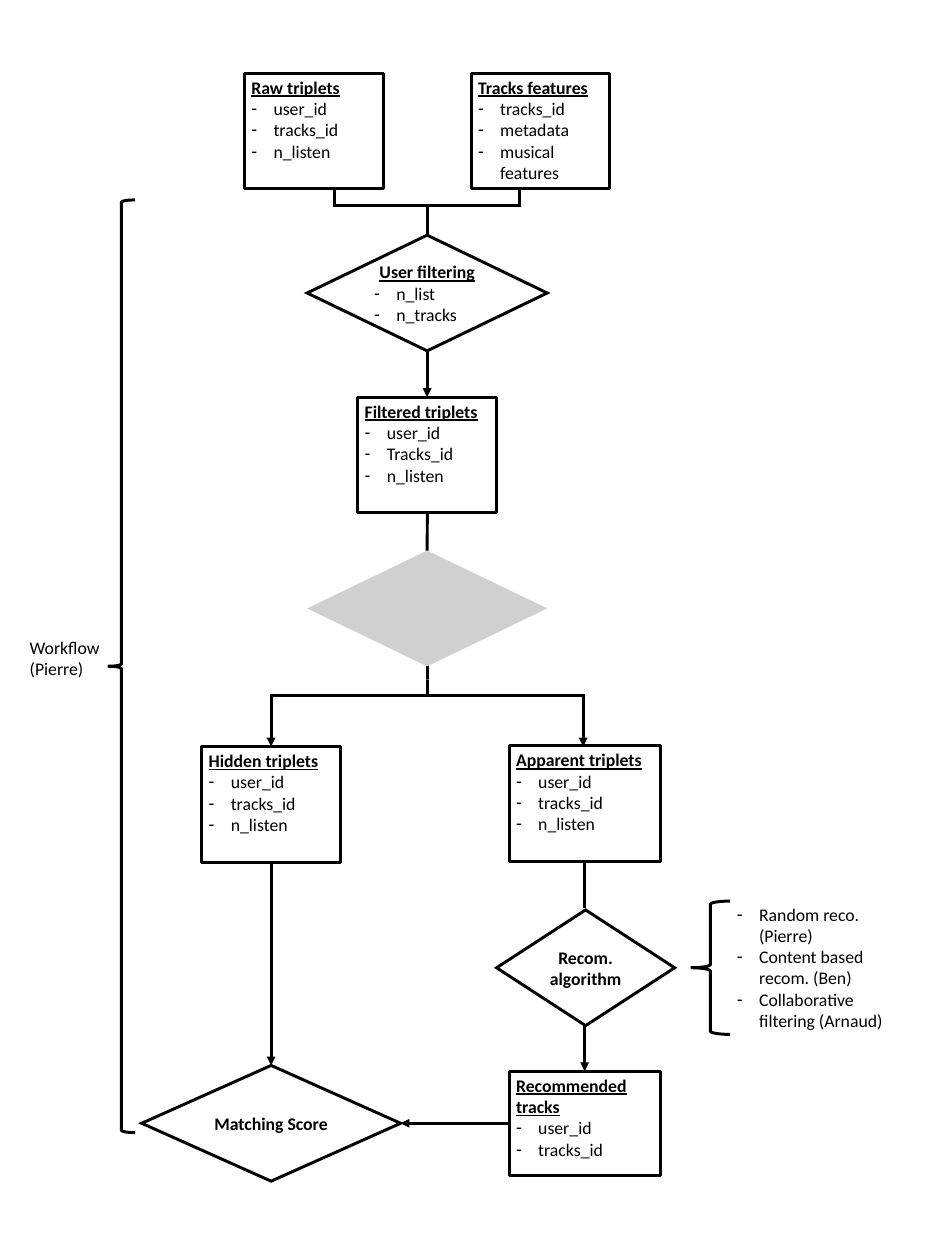
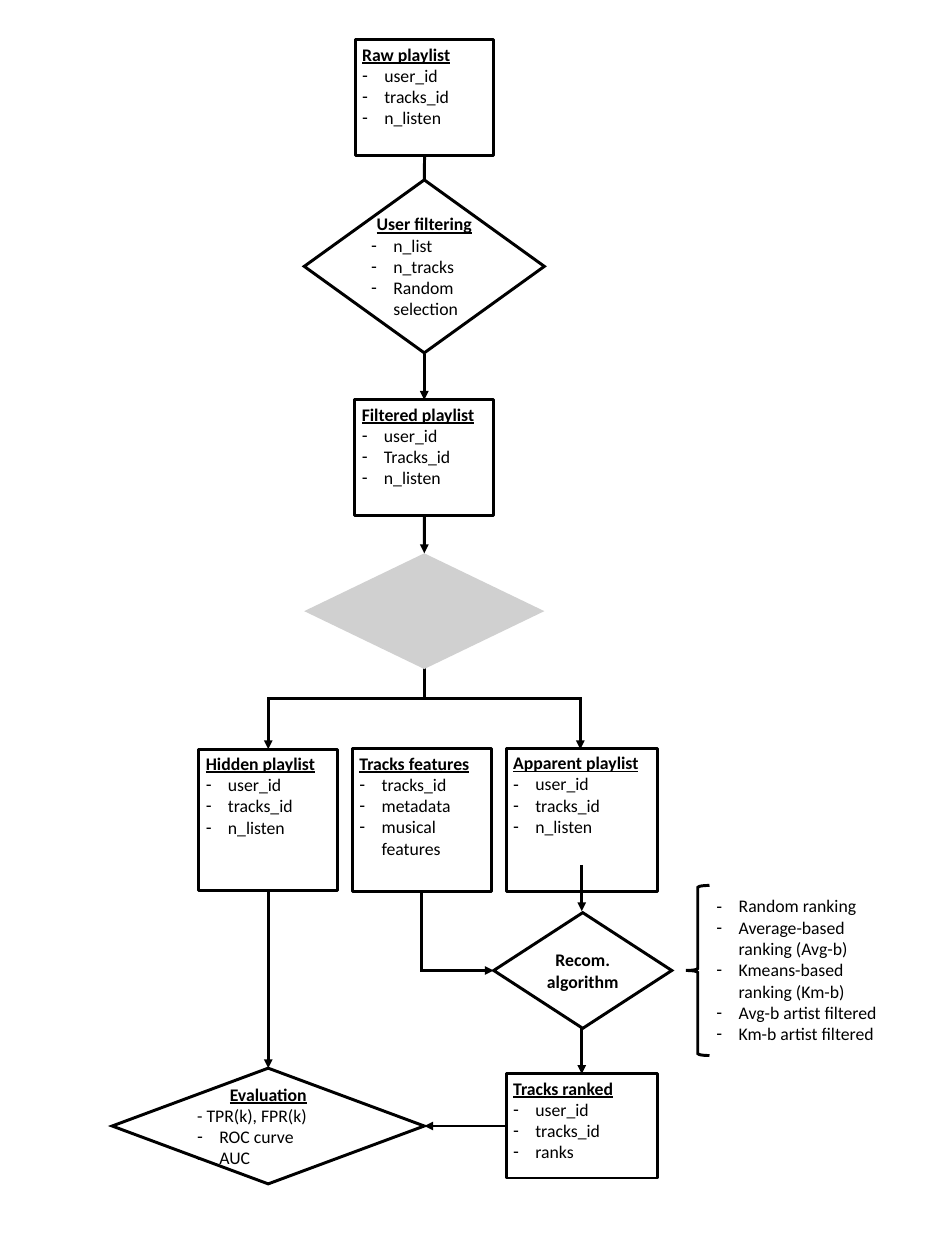
Before and after one commit to DataScientest-Studio/AVR23_BDS_reco_musicale, a slide deck: slide 1 of figures/modelisation/evaluation_schema.pptx. Drawn at 945x1260 pixels with LibreOffice and Linux fonts; fonts in the diff are those of the drawing; grey boxes stand for pictures. Boxes give left, top, right and bottom in pixels: in the first picture for what was removed or moved away, otherwise in the second. Text is boxed around its words. In the diff, an @@ line names an element or a change of style, - is before the commit and + after.

Commit message:
Full evaluation pipelin

```diff
--- a/figures/modelisation/evaluation_schema.pptx
+++ b/figures/modelisation/evaluation_schema.pptx
@@ rectangle "Raw playlist": place and size @@
-rectangle "Raw playlist" at bbox=[245, 73, 384, 189]
+rectangle "Raw playlist" at bbox=[355, 40, 494, 155]
@@ text in rectangle at bbox=[362, 48, 450, 64]: text changed @@
-Raw triplets
+Raw playlist
@@ line moved from (427, 221) - (427, 238) to (425, 155) - (425, 180) @@
@@ left brace removed at bbox=[108, 200, 135, 1133] @@
@@ diamond "User filtering": place and size @@
-diamond "User filtering" at bbox=[307, 235, 547, 351]
+diamond "User filtering" at bbox=[304, 180, 544, 353]
@@ right brace removed at bbox=[335, 189, 520, 222] @@
@@ text in diamond at bbox=[393, 281, 458, 315]: paragraph added @@
+– Random selection
@@ text in rectangle at bbox=[362, 408, 474, 424]: text changed @@
-Filtered triplets
+Filtered playlist
@@ line (425, 515) - (425, 554): line to arrow @@
@@ text removed at bbox=[30, 641, 100, 678] @@
-Workflow
-(Pierre)
@@ arrow moved from (272, 700) - (272, 747) to (268, 703) - (268, 749) @@
@@ rectangle "Hidden playlist": place and size @@
-rectangle "Hidden playlist" at bbox=[202, 747, 341, 862]
+rectangle "Hidden playlist" at bbox=[199, 749, 338, 891]
@@ rectangle "Tracks features": place and size @@
-rectangle "Tracks features" at bbox=[471, 73, 610, 189]
+rectangle "Tracks features" at bbox=[352, 749, 491, 893]
@@ rectangle "Apparent playlist": place and size @@
-rectangle "Apparent playlist" at bbox=[509, 746, 660, 861]
+rectangle "Apparent playlist" at bbox=[506, 749, 657, 892]
@@ text in rectangle at bbox=[206, 757, 315, 773]: text changed @@
-Hidden triplets
+Hidden playlist
@@ text in rectangle at bbox=[513, 756, 638, 772]: text changed @@
-Apparent triplets
+Apparent playlist
@@ line (582, 865) - (582, 912): line to arrow @@
@@ arrow moved from (272, 865) - (272, 1066) to (268, 891) - (268, 1068) @@
@@ elbow arrow added from (422, 892) to (494, 971), #000000 3 pt @@
@@ left brace: place and size @@
-left brace at bbox=[690, 901, 730, 1034]
+left brace at bbox=[686, 885, 710, 1056]
@@ text at bbox=[739, 899, 877, 1040]: text changed @@
-– Random reco. (Pierre)
-– Content based recom. (Ben)
-– Collaborative filtering (Arnaud)
+– Random ranking
+– Average-based ranking (Avg-b)
+– Kmeans-based ranking (Km-b)
+– Avg-b artist filtered
+– Km-b artist filtered
@@ diamond "Evaluation": place and size @@
-diamond "Evaluation" at bbox=[142, 1066, 401, 1181]
+diamond "Evaluation" at bbox=[112, 1068, 424, 1184]
@@ text in diamond at bbox=[207, 1088, 307, 1170]: text changed; bold off @@
-Matching Score
+Evaluation
+- TPR(k), FPR(k)
+– ROC curve
+– AUC
@@ text in rectangle at bbox=[513, 1082, 613, 1098]: text changed @@
-Recommended tracks
+Tracks ranked
@@ arrow moved from (509, 1124) - (401, 1124) to (506, 1126) - (425, 1126) @@
@@ text in rectangle at bbox=[535, 1145, 573, 1158]: paragraph added @@
+– ranks
```
Also in this commit, not shown: 11 other files.
